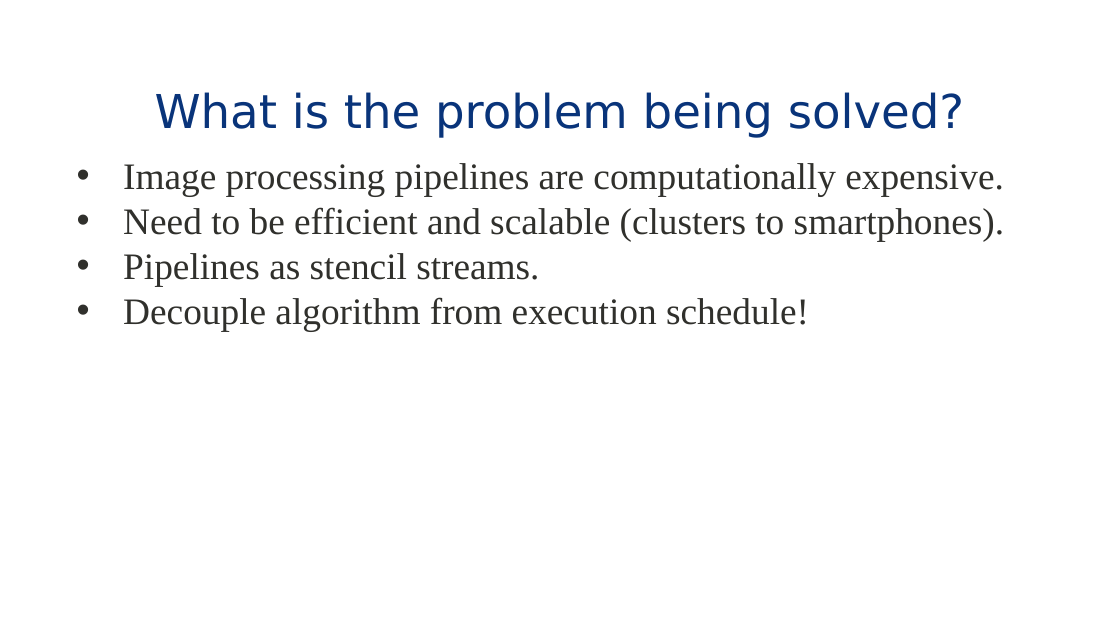
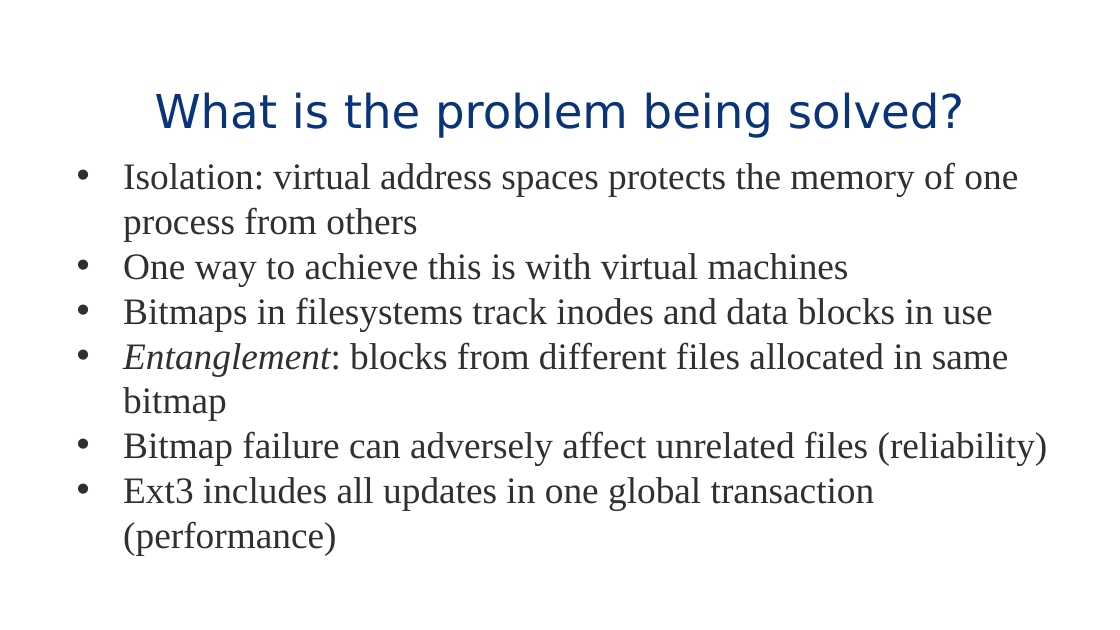
Before and after one commit to eddie-c-davis/cs-advos, a slide deck: slide 3 of presentations/IceFS.pptx. Drawn at 1120x630 pixels with LibreOffice and Linux fonts; fonts in the diff are those of the drawing; background and template pictures are left out. Boxes give left, top, right and bottom in pixels: in the first picture for what was removed or moved away, otherwise in the second. Text is boxed around its words. In the diff, an @@ line names an element or a change of style, - is before the commit and + after.

```diff
--- a/presentations/IceFS.pptx
+++ b/presentations/IceFS.pptx
@@ text at <box>123,162,1048,555</box>: text changed @@
-• Image processing pipelines are computationally expensive.
-• Need to be efficient and scalable (clusters to smartphones).
-• Pipelines as stencil streams.
-• Decouple algorithm from execution schedule!
+• Isolation: virtual address spaces protects the memory of one process from others
+• One way to achieve this is with virtual machines
+• Bitmaps in filesystems track inodes and data blocks in use
+• Entanglement: blocks from different files allocated in same bitmap
+• Bitmap failure can adversely affect unrelated files (reliability)
+• Ext3 includes all updates in one global transaction (performance)
```
Also in this commit, not shown: 1 slide added.
